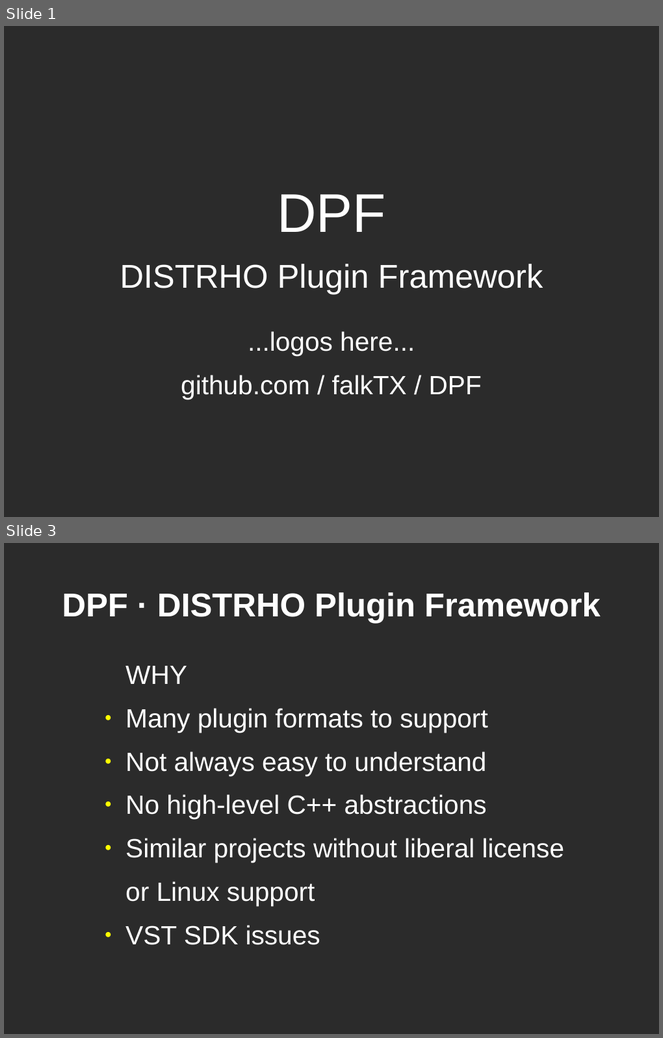
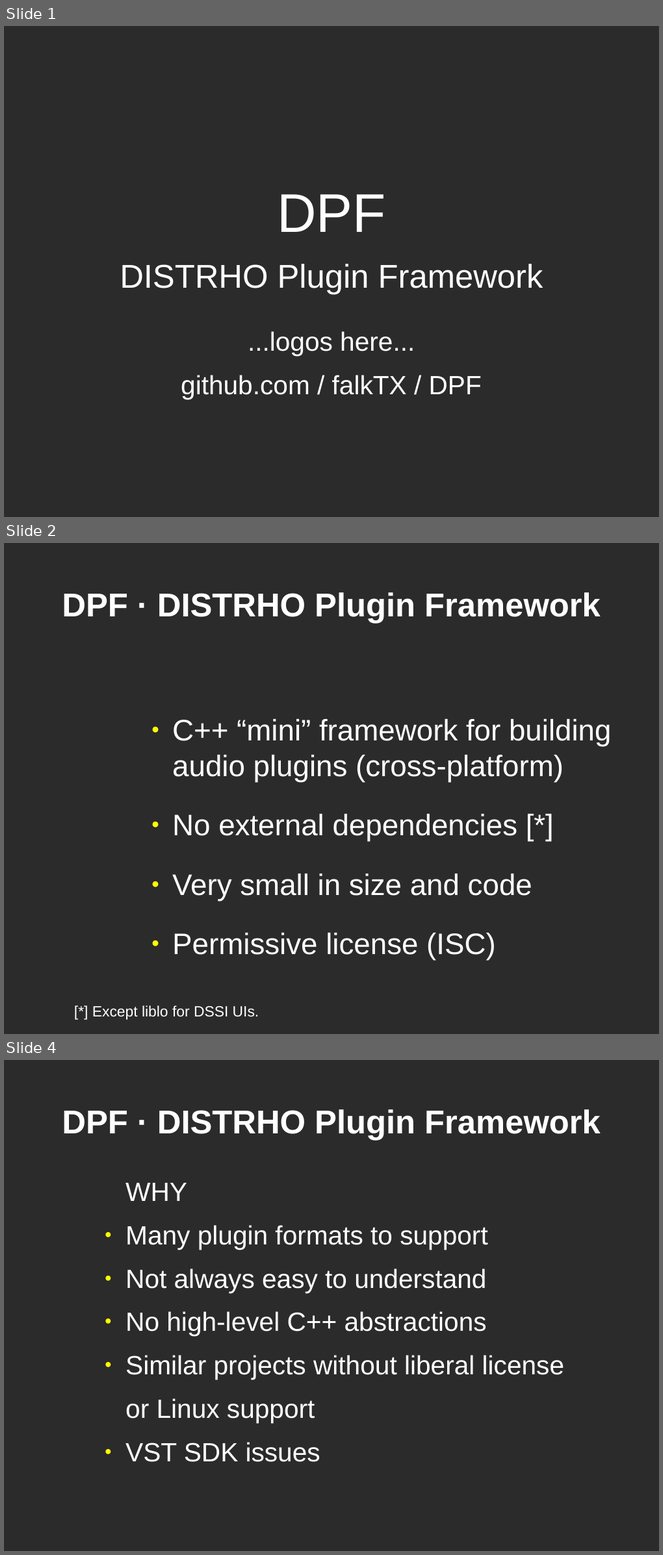
Before and after one commit to DISTRHO/DPF, a slide deck: lac/2014-small-talk.odp. Shown one above the other, each under a label of ours: slides 1 and 3 before the commit, slides 1, 2 and 4 after it; the slides between them are not shown. The pictures are 663x1038 and 663x1555 pixels, drawn with LibreOffice and Linux fonts; fonts in the diff are those of the drawing; background and template pictures are left out; a plain dark background stands for a picture behind light text. Boxes give left, top, right and bottom in pixels: in the first picture for what was removed or moved away, otherwise in the second. Text is boxed around its words. In the diff, an @@ line names an element or a change of style, - is before the commit and + after.

```diff
--- a/lac/2014-small-talk.odp
+++ b/lac/2014-small-talk.odp
@@ slide 2 added at bbox=[4, 543, 659, 1034], background picture (left out) @@
@@ title added at bbox=[62, 592, 601, 624], 40 pt, text #FFFFFF, bold @@
+DPF · DISTRHO Plugin Framework
@@ text added at bbox=[172, 719, 612, 960], 36 pt, text #FFFFFF @@
+● C++ “mini” framework for building audio plugins (cross-platform)
+● No external dependencies [*]
+● Very small in size and code
+● Permissive license (ISC)
@@ title added at bbox=[92, 1006, 259, 1020], 18 pt, text #FFFFFF @@
+[*] Except liblo for DSSI UIs.
@@ what was slide 3 is now slide 4 @@
```
Also in this commit, not shown: 2 slides changed, 1 other slide added, 1 other file.
